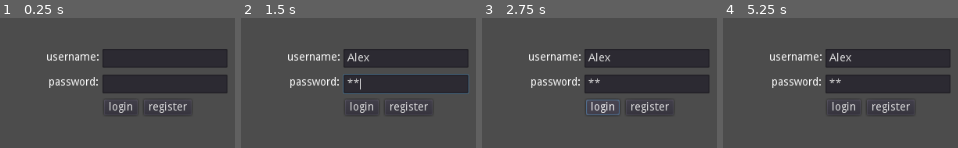
Above: before the commit, frames 1-4 (left to right).
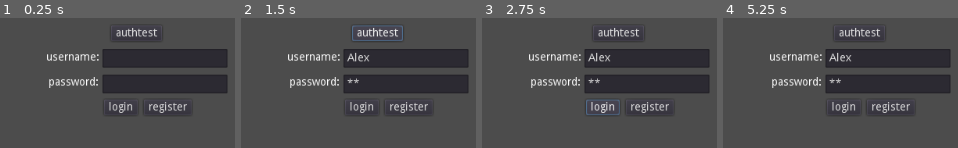
Above: after the commit, the same moments.

Repository: Galomortal47/login
Game: Godot game, scene res://loginsystem/http.tscn
Two runs of this game, one before a commit and one after it. Both use one fixed random seed, a clock stepped at 60 frames per second and the inputs below. The project has no main scene, so this scene is started directly.
Inputs (mouse positions are in pixels of both pictures, inside the frame that each line leads up to):
- Up to frame 1 (0.25 s): no input
- Up to frame 2 (1.5 s): click (405, 58) at 0.52 s; type "Alex" at 0.6 s; click (405, 84) at 0.75 s; type "12" at 0.83 s; click (377, 33) at 1.25 s, where only the run after the commit has a clickable "authtest"
- Up to frame 3 (2.75 s): click "login" at 2 s
- Up to frame 4 (5.25 s): click "register" at 2.75 s; click (887, 33) at 3.52 s; type "Alex" at 3.6 s; click (887, 58) at 3.75 s; type "12" at 3.83 s; click (887, 84) at 3.98 s; type "12" at 4.07 s; click (887, 110) at 4.27 s; type "12" at 4.35 s; click "login" at 5 s

The runs differ from the first frame. In frame 1, 0.6% of the frame differs, in the area x 49-67%, y 7-15%; in frame 2, 1.9%, in the area x 43-98%, y 6-59%; in frame 3, 0.6%; in frame 4, 0.6%.
Error after the commit: Invalid get index 'response' (on base: 'Nil'). (res://loginsystem/Login.gd:24)

Commit message:
added authtest

Diff:
--- a/loginsystem/http.tscn
+++ b/loginsystem/http.tscn
@@ -106,6 +106,13 @@
 margin_bottom = 40.4737
 text = "register"
 
+[node name="authtest" type="Button" parent="Login"]
+margin_left = -69.3948
+margin_top = -75.2218
+margin_right = -4.39478
+margin_bottom = -55.2218
+text = "authtest"
+
 [node name="Register" type="Control" parent="."]
 visible = false
 margin_left = 512.0
@@ -225,5 +232,6 @@
 [connection signal="request_completed" from="HTTPRequest" to="HTTPRequest" method="_on_HTTPRequest_request_completed"]
 [connection signal="button_down" from="Login/login" to="Login" method="_on_login_button_down"]
 [connection signal="button_down" from="Login/register" to="Login" method="_on_register_button_down"]
+[connection signal="button_down" from="Login/authtest" to="Login" method="_on_authtest_button_down"]
 [connection signal="button_down" from="Register/login" to="Register" method="_on_login_button_down"]
 [connection signal="button_down" from="Register/register" to="Register" method="_on_register_button_down"]
--- a/loginsystem/login.gd
+++ b/loginsystem/login.gd
@@ -12,6 +12,8 @@
 "hash_and_salt":"",
 "operation":""
 }
+
+var store_data
 
 func _on_register_button_down():
 	hide()
@@ -30,14 +32,14 @@
 		senddata["auth2"] = hash_and_salt2
 		senddata["operation"] = 'auth'
 		get_parent().get_node("HTTPRequest")._send_data(senddata)
+		store_data = auth_data
 
 func _on_login_button_down():
 	data.username = get_node("username").get_text()
 	data.operation = "login"
-#	data.password = get_node("password").get_text()
-#	var hasher = data.password.sha256_text()
-#	var salt = data.salt.sha256_text()
-#	data.hash_and_salt = (hasher+salt).sha256_text()
-#	data.password = ""
 	http._send_data(data)
 	pass # Replace with function body.
+
+func _on_authtest_button_down():
+	_authentication(store_data)
+	pass # Replace with function body.
Not shown, added: loginserver/mongodb.js
